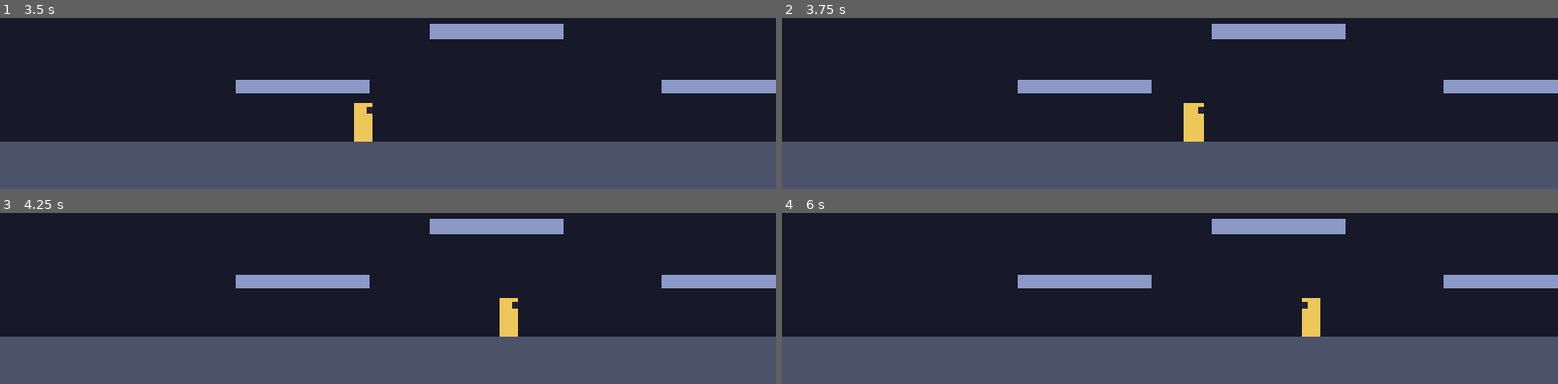
Above: before the commit, frames 1-4 (two rows, left to right).
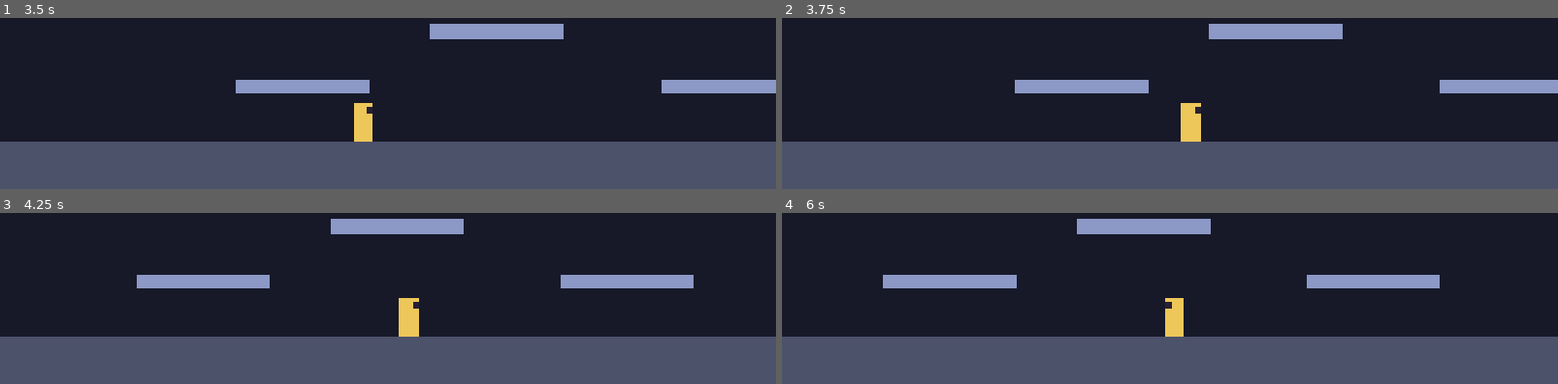
Above: after the commit, the same moments.

Repository: PedroBrassi/ascensao-ao-olimpo
Game: Godot game, scene res://cenas/fases/teste/area_teste.tscn
Same seed, same stepped clock (60 frames per second), same inputs: the game is played once before the commit and once after it.
Inputs:
- Up to frame 1 (3.5 s): tap Enter at 0.5 s; hold D (mover_direita) 0.53-2.03 s; tap Space (pular) at 0.77, 1.52, 3.02 s; hold A (mover_esquerda) 2.03-2.78 s; hold D (mover_direita) from 2.78 s (still down)
- Up to frame 2 (3.75 s): keep holding D (mover_direita)
- Up to frame 3 (4.25 s): keep holding D (mover_direita); tap Space (pular) at 3.77 s
- Up to frame 4 (6 s): release D (mover_direita) at 4.28 s; hold A (mover_esquerda) 4.28-5.03 s; tap Space (pular) at 4.52 s; hold D (mover_direita) 5.03-5.78 s; hold A (mover_esquerda) from 5.78 s (still down)

Frame 1 is identical in both runs. In frame 2, 0.3% of the frame differs, in the area x 30-86%, y 3-73%; in frame 3, 7.3%; in frame 4, 9.4%, in the area x 13-100%, y 3-73%.

Commit message:
Adiciona câmera com limites por área

Diff:
--- a/cenas/fases/teste/area_teste.tscn
+++ b/cenas/fases/teste/area_teste.tscn
@@ -1,6 +1,7 @@
 [gd_scene format=3 uid="uid://blh3u2tutrnh5"]
 
 [ext_resource type="PackedScene" uid="uid://dvkyqfj5qsk48" path="res://cenas/jogador/jogador.tscn" id="1_ejfvi"]
+[ext_resource type="Script" uid="uid://duc02wmwkk3ha" path="res://scripts/fases/area_de_jogo.gd" id="1_rqe2n"]
 
 [sub_resource type="RectangleShape2D" id="RectangleShape2D_ph7jy"]
 size = Vector2(2560, 80)
@@ -21,6 +22,7 @@
 size = Vector2(40, 720)
 
 [node name="AreaTeste" type="Node2D" unique_id=2017880410]
+script = ExtResource("1_rqe2n")
 
 [node name="Chao" type="StaticBody2D" parent="." unique_id=1205021038]
 position = Vector2(1280, 680)
--- a/cenas/jogador/jogador.tscn
+++ b/cenas/jogador/jogador.tscn
@@ -29,3 +29,7 @@
 [node name="Colisao" type="CollisionShape2D" parent="." unique_id=985087858]
 position = Vector2(0, -32)
 shape = SubResource("RectangleShape2D_ismvl")
+
+[node name="Camera" type="Camera2D" parent="." unique_id=2130659535]
+position_smoothing_enabled = true
+position_smoothing_speed = 8.0
--- /dev/null
+++ b/scripts/fases/area_de_jogo.gd
@@ -0,0 +1,19 @@
+class_name AreaDeJogo
+extends Node2D
+## Raiz de uma área jogável. Passa para a câmera os limites desta área, para
+## ela não mostrar o que está fora do cenário.
+
+## Retângulo da área, em pixels: canto superior esquerdo (x, y) e tamanho (largura, altura).
+@export var limites_da_camera := Rect2i(0, 0, 2560, 720)
+
+
+func _ready() -> void:
+	var camera := get_viewport().get_camera_2d()
+	if camera == null:
+		push_warning("Nenhuma Camera2D ativa nesta área.")
+		return
+	camera.limit_left = limites_da_camera.position.x
+	camera.limit_top = limites_da_camera.position.y
+	camera.limit_right = limites_da_camera.end.x
+	camera.limit_bottom = limites_da_camera.end.y
+	camera.reset_smoothing()  # começa já enquadrada, sem deslizar até o lugar
Not shown, added: scripts/fases/area_de_jogo.gd.uid
